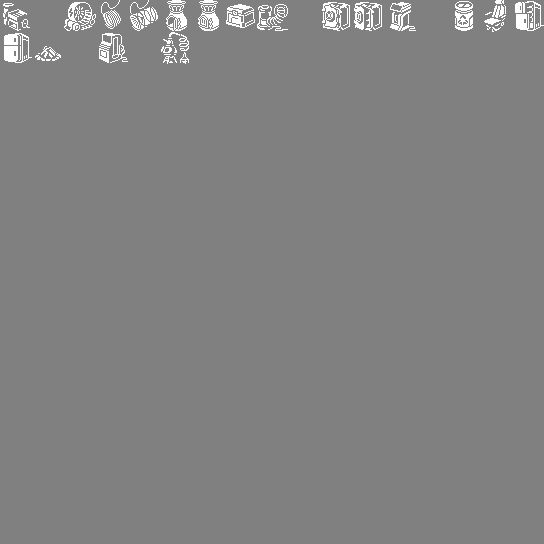
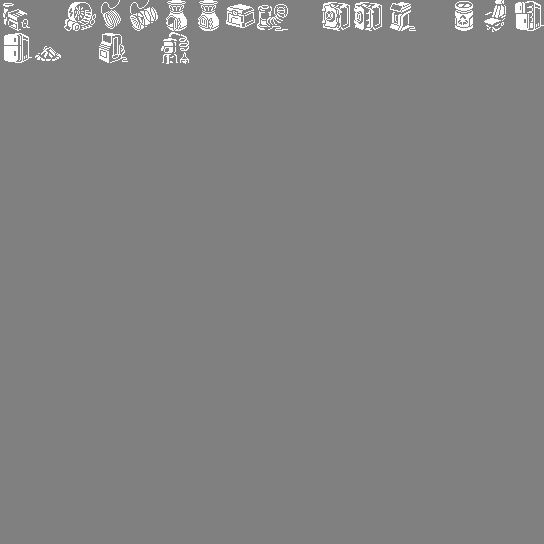
Layers edited between the first and the second 544 x 544 image:
hid "22" (1st of 2) over [161, 39, 178, 64]
added layer "22" (2nd of 2) above "23" over [161, 39, 178, 64]
